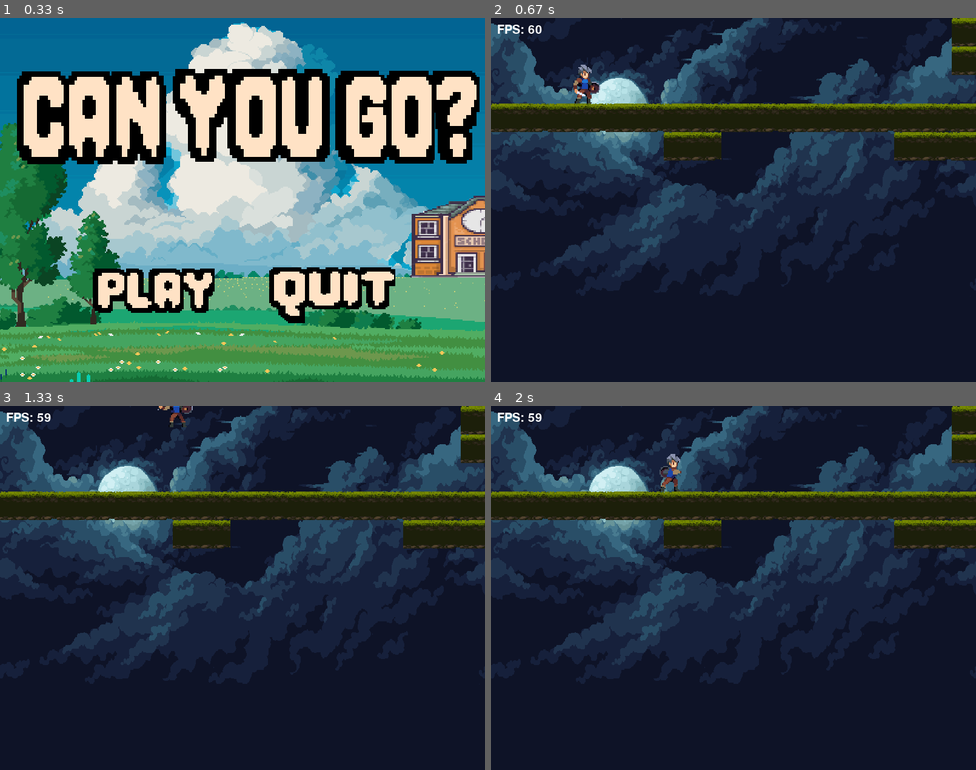
Above: before the commit, frames 1-4 (two rows, left to right).
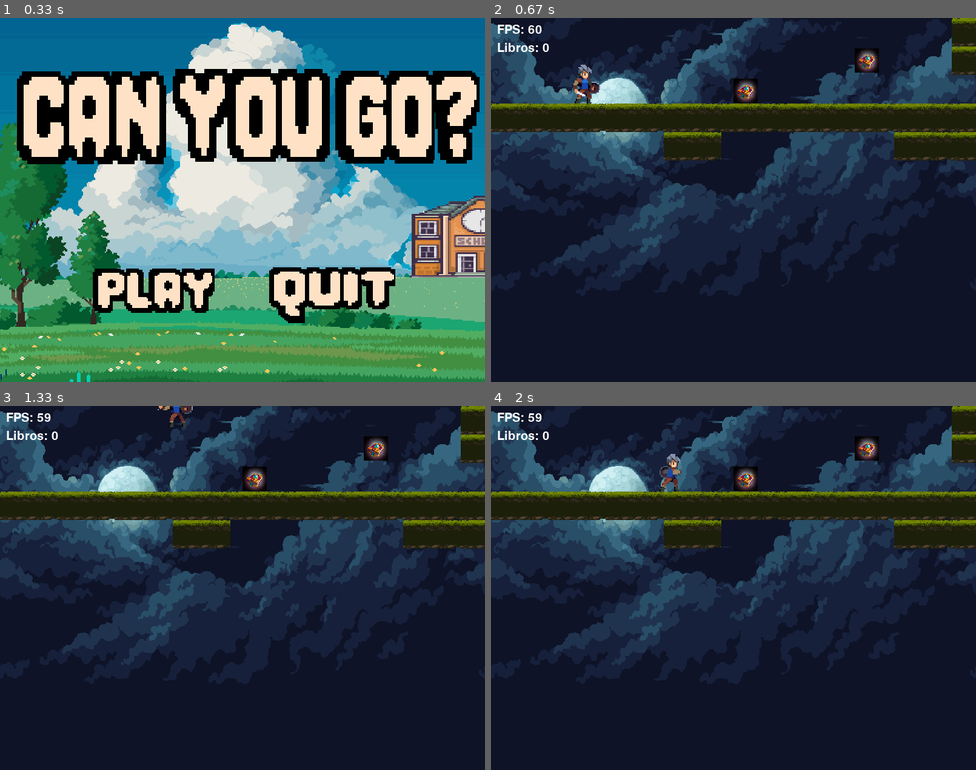
Above: after the commit, the same moments.

Repository: juanjore0/ComputacionGrafica
Game: pygame game, started from proyecto_juego/src/main.py
Two runs of this game, one before a commit and one after it. Both use one fixed random seed, a clock stepped at 60 frames per second and the inputs below.
Inputs (mouse positions are in pixels of both pictures, inside the frame that each line leads up to):
- Up to frame 1 (0.33 s): no input
- Up to frame 2 (0.67 s): tap Enter at 0.33 s
- Up to frame 3 (1.33 s): hold Right 0.67-1.13 s; move the mouse to (242, 609) at 0.7 s; hold Up from 1.17 s (still down); tap Z at 1.23 s
- Up to frame 4 (2 s): release Up at 1.47 s

Frame 1 is identical in both runs. In frame 2, 0.7% of the frame differs, in the area x 1-80%, y 6-24%; in frame 3, 0.7%; in frame 4, 0.7%.

Commit message:
recoleccion monedas

Diff:
--- a/proyecto_juego/src/juego.py
+++ b/proyecto_juego/src/juego.py
@@ -88,6 +88,7 @@
 
         self.personaje = Personaje(100, posicion_y_segura, self.pj_imagen, self.animaciones)
         self.todas = pygame.sprite.Group(self.personaje)
+        self.todas.add(self.nivel.grupo_coleccionables)
 
         print(f"Nivel inicializado - Personaje en: ({self.personaje.rect.x}, {self.personaje.rect.y})")
 
@@ -124,6 +125,21 @@
 
             # Actualizar
             self.personaje.update(self.nivel.plataformas)
+            # --> LÓGICA DE COLECCIÓN <---
+            libros_recogidos = []
+            for libro in self.nivel.grupo_coleccionables:
+                if self.personaje.hitbox.colliderect(libro.rect):
+                    self.personaje.puntos += libro.valor
+                    libros_recogidos.append(libro)
+                    print(f"¡Libro recogido! Puntos: {self.personaje.puntos}")
+                    # ESPACIO PARA EL SONIDO DE RECOLECCIÓN
+
+            # Eliminar los libros recogidos DE AMBOS GRUPOS
+            if libros_recogidos:
+                self.nivel.grupo_coleccionables.remove(libros_recogidos)
+                self.todas.remove(libros_recogidos)
+            # --- FIN DE LÓGICA DE COLECCIÓN ---
+
 
             # Dibujar fondo
             self.pantalla.blit(self.fondo, (0, 0))
@@ -143,6 +159,11 @@
             fps_texto = fuente.render(f"FPS: {int(self.clock.get_fps())}", True, (255, 255, 255))
             self.pantalla.blit(fps_texto, (10, 10))
 
+            # ---> DIBUJAR HUD DE PUNTOS <---
+            texto_puntos = fuente.render(f"Libros: {self.personaje.puntos}", True, (255, 255, 255))
+            self.pantalla.blit(texto_puntos, (10, 40)) # Dibujarlo debajo del FPS
+
+
             pygame.display.flip()
             self.clock.tick(FPS)
 
--- a/proyecto_juego/src/nivel.py
+++ b/proyecto_juego/src/nivel.py
@@ -1,11 +1,22 @@
 import pygame
-
+from objetos_nivel import Coleccionable, Trampa, PuntoFinal
 class Nivel:
     def __init__(self, mapa, tile_suelo):
         self.mapa = mapa
         # Recortar el tile para eliminar bordes transparentes
         self.tile_suelo = self.recortar_tile(tile_suelo)
         self.plataformas = self.crear_plataformas()
+
+
+        # Grupo para guardar los sprites de los libros
+        self.grupo_coleccionables = pygame.sprite.Group()
+
+        # --- Ejemplo: Añadir un libro manualmente ---
+        libro1 = Coleccionable(400, 100, 'libro')
+        self.grupo_coleccionables.add(libro1)
+
+        libro2 = Coleccionable(600, 50, 'libro')
+        self.grupo_coleccionables.add(libro2)
 
     # --- FUNCIÓN 'recortar_tile' CORREGIDA ---
     def recortar_tile(self, tile):
--- /dev/null
+++ b/proyecto_juego/src/objetos_nivel.py
@@ -0,0 +1,47 @@
+import pygame
+import os
+
+class Coleccionable(pygame.sprite.Sprite):
+    def __init__(self, x, y, tipo='libro'):
+        super().__init__()
+
+        self.tipo = tipo
+
+        if self.tipo == 'libro':
+            # --- Cargar imagen del libro ---
+            # (¡Asegúrate que esta ruta sea correcta!)
+            # Usa os.path.join para construir la ruta de forma segura
+            try:
+                base = os.path.dirname(os.path.abspath(__file__))
+                ruta_imagen = os.path.join(base, '..', 'assets', 'images', 'decorations', 'libro.png') # ¡Inventé esta ruta! Ajústala.
+                self.image = pygame.image.load(ruta_imagen).convert_alpha()
+                # Escalar si es necesario
+                self.image = pygame.transform.scale(self.image, (40, 40))
+            except Exception as e:
+                print(f"Error cargando imagen de libro: {e}")
+                self.image = pygame.Surface((32, 32))
+                self.image.fill((255, 0, 255)) # Color magenta brillante para debug
+
+            self.valor = 100 # Puntos que da el libro
+
+        self.rect = self.image.get_rect(topleft=(x, y))
+
+#--- Clase para Trampas ---
+class Trampa(pygame.sprite.Sprite):
+    def __init__(self, x, y, tipo_daño):
+        super().__init__()
+
+        if tipo_daño == 'espinas':
+            # Cargar imagen de espinas (¡ajusta la ruta!)
+            self.image = pygame.image.load('assets/images/decorations/fuego.png').convert_alpha()
+
+        self.rect = self.image.get_rect(topleft=(x, y))
+        self.daño = 1 # Vidas que quita
+
+# --- Clase para el Final del Nivel ---
+class PuntoFinal(pygame.sprite.Sprite):
+    def __init__(self, x, y, ancho, alto):
+        super().__init__()
+        self.image = pygame.Surface((ancho, alto))
+        self.image.set_alpha(0) # Completamente transparente
+        self.rect = self.image.get_rect(topleft=(x, y))
--- a/proyecto_juego/src/personaje.py
+++ b/proyecto_juego/src/personaje.py
@@ -45,6 +45,10 @@
         self.fuerza_salto = -15
         self.velocidad = 5
         self.en_suelo = False
+
+
+        # Inventario y puntos
+        self.puntos = 0
 
         # Control de estados
         self.atacando = False
Binary file added: proyecto_juego/assets/images/decorations/fuego.png
Binary file added: proyecto_juego/assets/images/decorations/libro.png
